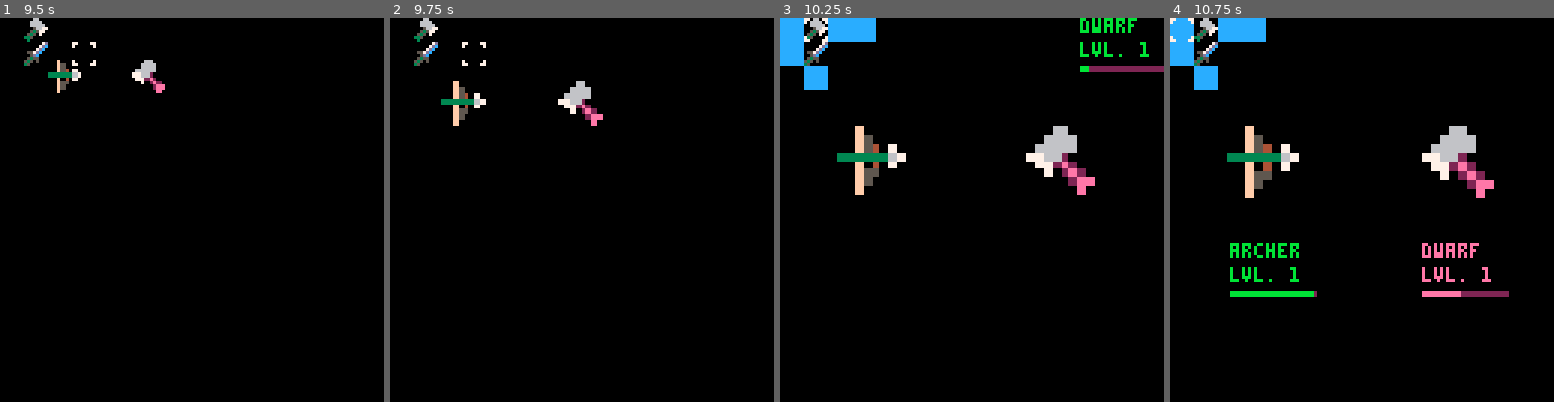
Above: before the commit, frames 1-4 (left to right).
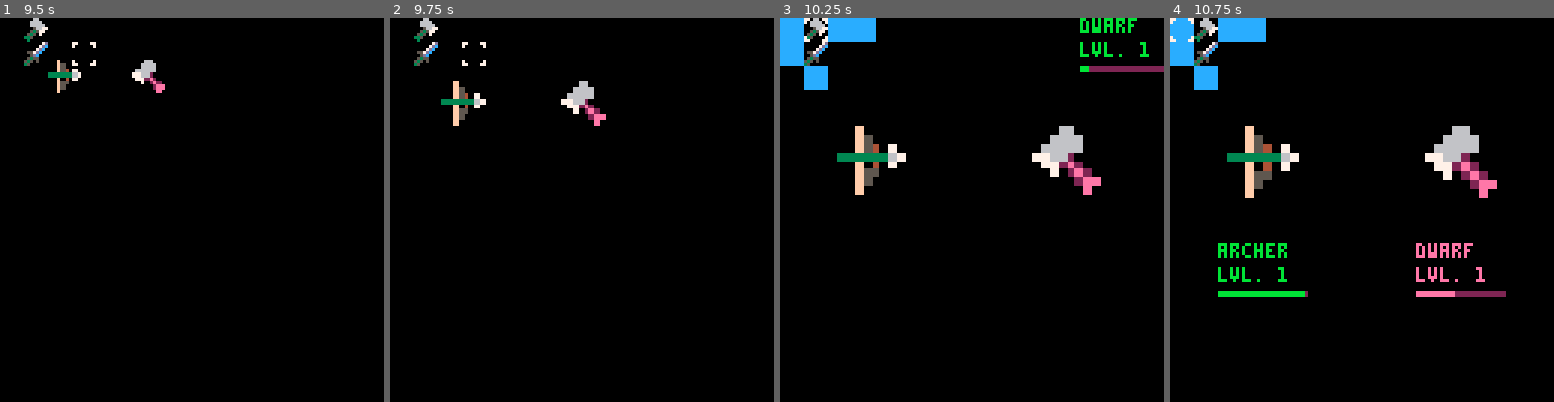
Above: after the commit, the same moments.

Repository: cstephen/PICO-8-Tactics
Game: PICO-8 cartridge tactics.p8
Two runs of this game, one before a commit and one after it. Both use one fixed random seed, a clock stepped at 60 frames per second and the inputs below.
Inputs:
- Up to frame 1 (9.5 s): tap O (Z key) at 0.33, 0.7, 1.43, 2.22, 3.1, 3.98, 4.87, 5.75, 6.63, 7.52, 8.4, 9.28 s; hold Left 1.97-2.37 s; hold Down 2.42-2.82 s; hold Right 2.87-3.53 s; hold Up 3.58-4.08 s; hold Right 4.13-4.53 s; hold Down 4.58-5.08 s; hold Left 5.13-5.8 s; hold Up 5.85-6.18 s; hold Left 6.23-6.63 s; hold Down 6.68-7.08 s; hold Right 7.13-7.8 s; hold Up 7.85-8.35 s; hold Right 8.4-8.8 s; hold Down 8.85-9.35 s; hold Left from 9.4 s (still down)
- Up to frame 2 (9.75 s): keep holding Left
- Up to frame 3 (10.25 s): release Left at 10.07 s; hold Up from 10.12 s (still down); tap O (Z key) at 10.17 s
- Up to frame 4 (10.75 s): release Up at 10.45 s; hold Left from 10.5 s (still down)

Frame 1 is identical in both runs. In frame 2, 0.3% of the frame differs, in the area x 43-57%, y 16-29%; in frame 3, 0.9%; in frame 4, 1.7%, in the area x 12-89%, y 28-73%.

Commit message:
Make unit and stat placement more symmetrical on battle screen.

Diff:
--- a/tactics.p8
+++ b/tactics.p8
@@ -220,19 +220,19 @@
     if animation.frame > 30 and animation.frame < 116 then
       friendlystats = {
         pos = {
-          x = 20,
+          x = 16,
           y = 75
         },
-        width = 28
+        width = 29
       }
       showstats(friendly, friendlystats)
 
       enemystats = {
         pos = {
-          x = 84,
+          x = 82,
           y = 75
         },
-        width = 28
+        width = 29
       }
       showstats(enemy, enemystats)
     end
@@ -289,7 +289,7 @@
   }
 
   animation.enemy.move = {
-    x = (enemy.y * 8 + (((92 - enemy.y * 8) / 30) * progress)) - animation.enemy.size.x / 2 + 4,
+    x = (enemy.y * 8 + (((94 - enemy.y * 8) / 30) * progress)) - animation.enemy.size.x / 2 + 4,
     y = (enemy.x * 8 + (((45 - enemy.x * 8) / 30) * progress)) - animation.enemy.size.y / 2 + 4
   }
 end
